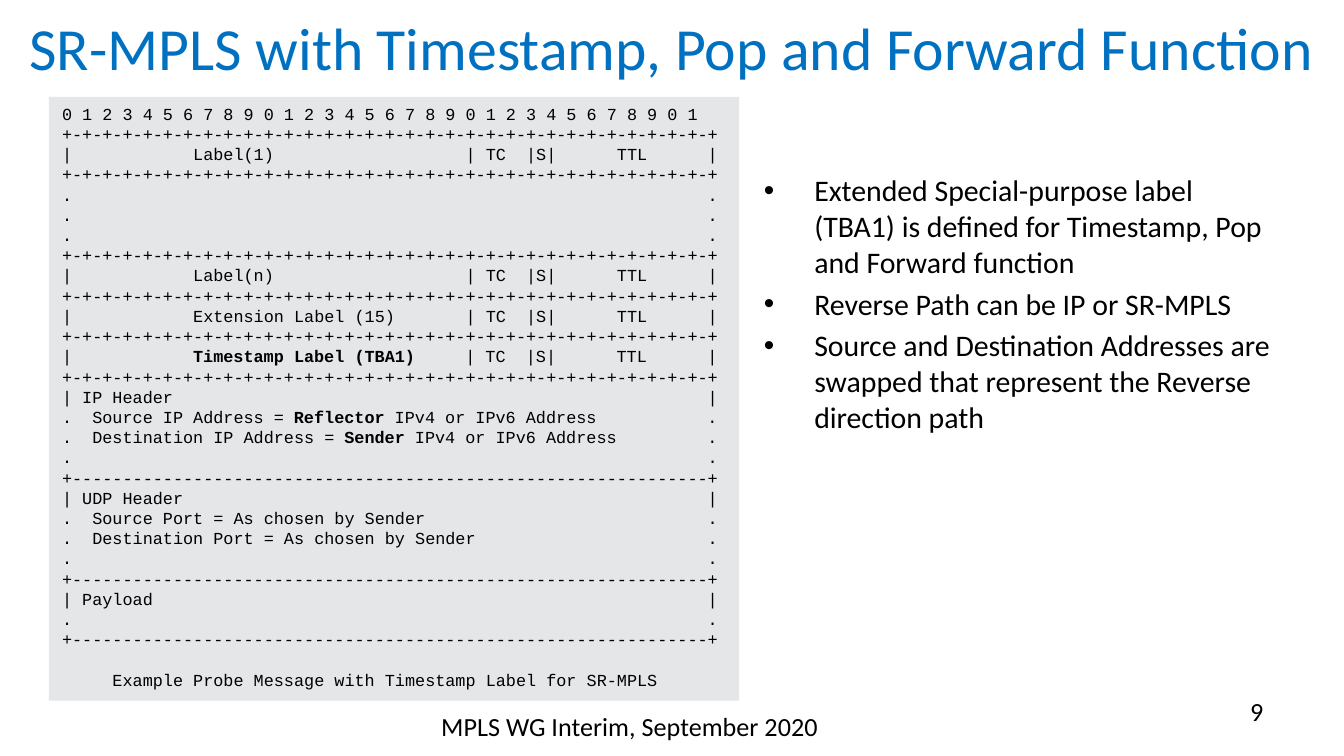
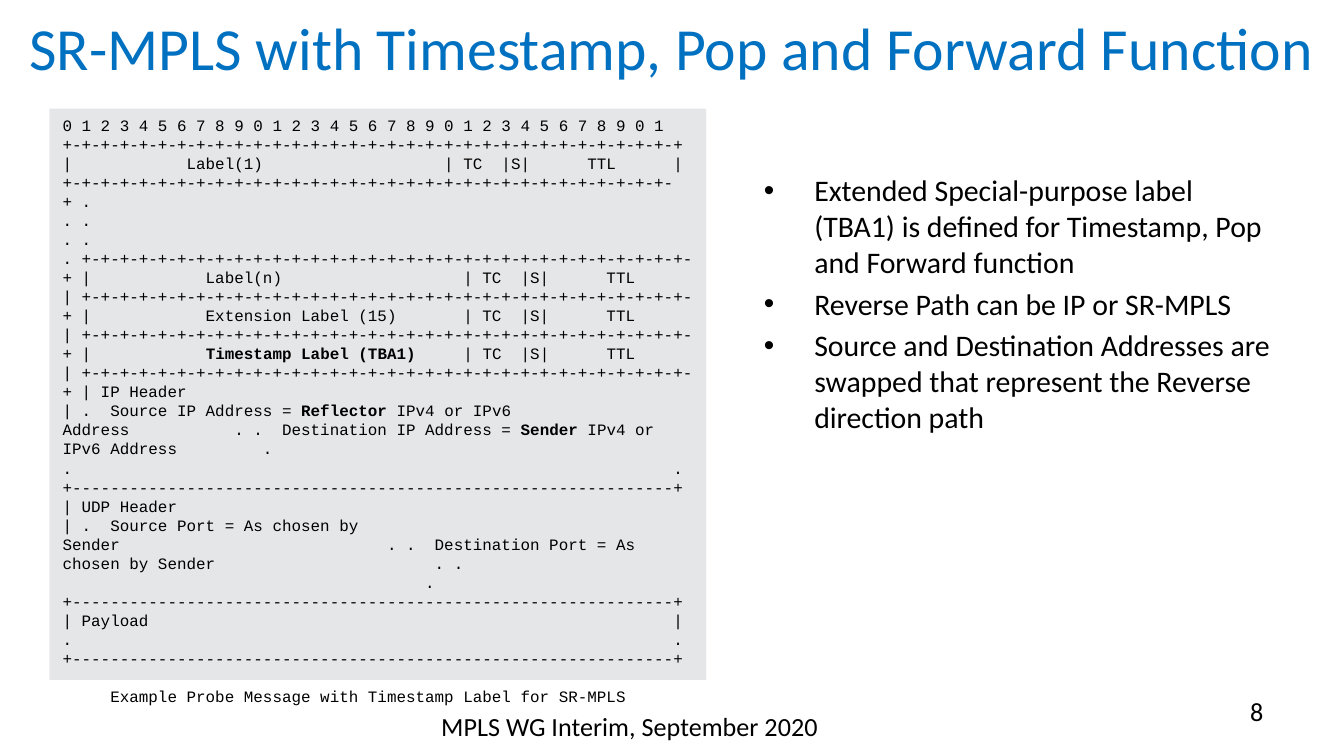
Before and after one commit to rakgandhi/ietf-slides, a slide deck: slide 8 of draft-gandhi-spring-sr-enhanced-plm-03.pptx (slide 9 before the commit). Drawn at 1344x756 pixels with LibreOffice and Linux fonts; fonts in the diff are those of the drawing. Boxes give left, top, right and bottom in pixels: in the first picture for what was removed or moved away, otherwise in the second. Text is boxed around its words. In the diff, an @@ line names an element or a change of style, - is before the commit and + after.

```diff
--- a/draft-gandhi-spring-sr-enhanced-plm-03.pptx
+++ b/draft-gandhi-spring-sr-enhanced-plm-03.pptx
@@ rectangle "0 1 2 3 4 ...": place and size @@
-rectangle "0 1 2 3 4 ..." at [48, 97, 739, 700]
+rectangle "0 1 2 3 4 ..." at [50, 109, 707, 680]
@@ rectangle "0 1 2 3 4 ..." at [50, 109, 707, 680]: size 9 to 8.5 pt @@
@@ page number at [1250, 703, 1263, 722]: text changed @@
-9
+8
```
Also in this commit, not shown: 9 other slides changed, 1 other file.
